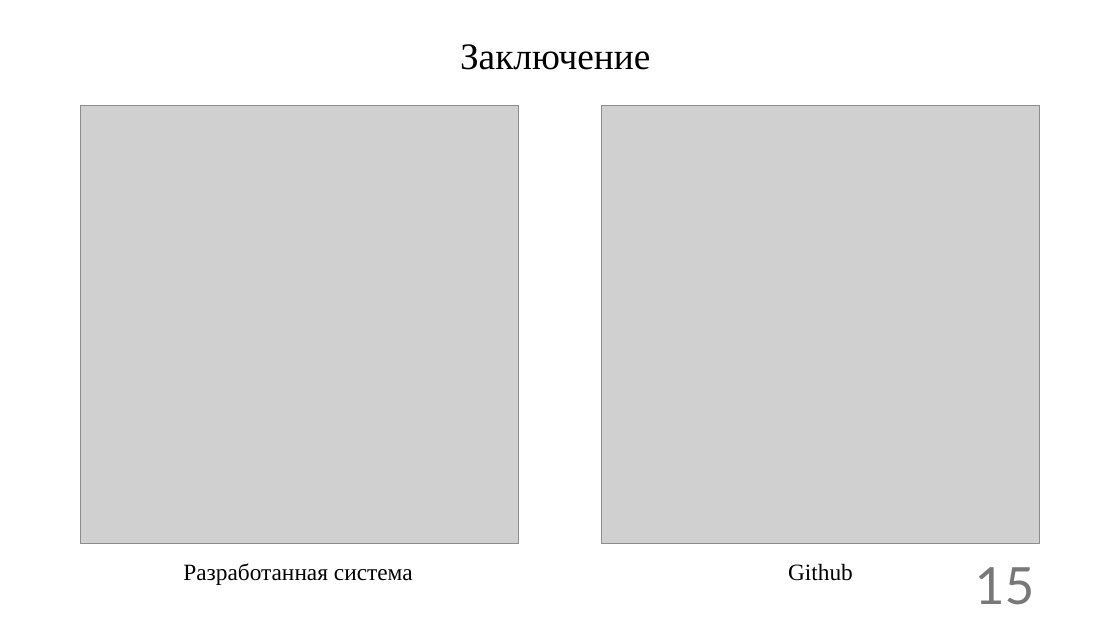
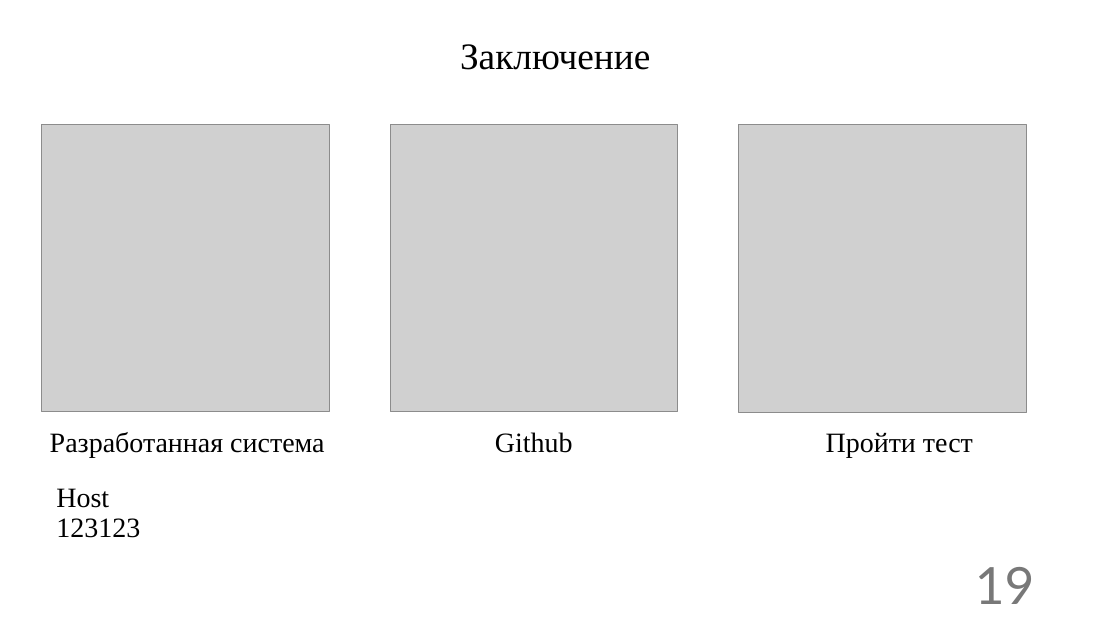
Before and after one commit to Deathlimit/Expert_system_KubSU, a slide deck: slide 19 of Expert_System_presentation.pptx (slide 15 before the commit). Drawn at 1120x630 pixels with LibreOffice and Linux fonts; fonts in the diff are those of the drawing; grey boxes stand for pictures. Boxes give left, top, right and bottom in pixels: in the first picture for what was removed or moved away, otherwise in the second. Text is boxed around its words. In the diff, an @@ line names an element or a change of style, - is before the commit and + after.

```diff
--- a/Expert_System_presentation.pptx
+++ b/Expert_System_presentation.pptx
@@ picture: place and size @@
-picture at <box>80,105,518,544</box>
+picture at <box>41,124,329,412</box>
@@ picture: place and size @@
-picture at <box>602,105,1040,544</box>
+picture at <box>390,124,677,412</box>
@@ picture added at <box>739,124,1026,412</box> @@
@@ text "Разработанная система": place and size @@
-text "Разработанная система" at <box>183,563,413,585</box>
+text "Разработанная система" at <box>50,432,324,458</box>
@@ text "Разработанная система" at <box>50,432,324,458</box>: size 20 to 24 pt; alignment centre to left @@
@@ text "Github": place and size @@
-text "Github" at <box>788,563,853,581</box>
+text "Github" at <box>495,432,573,453</box>
@@ text "Github" at <box>495,432,573,453</box>: size 20 to 24 pt @@
@@ text added at <box>826,432,973,458</box>, 24 pt, text #000000 @@
+Пройти тест
@@ text added at <box>56,488,140,538</box>, 24 pt, text #000000 @@
+Host
+123123
@@ page number at <box>975,567,1035,604</box>: text changed @@
-15
+19
```
Also in this commit, not shown: 12 other slides changed, 4 slides added.
